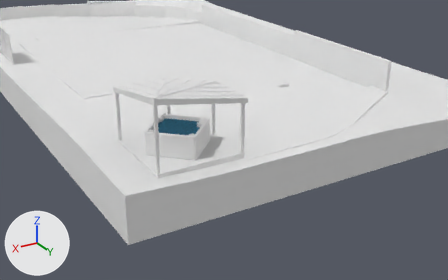
A saved change to the glTF model na-project-portal/26-Projects/SK02__AscottGardens/30__TrueVision__AppContent/DesignPhase01__ConceptDesign__Scheme-01/SK02__TrueVision__MainBuildingModel__Proposed__MeshModel__.glb.
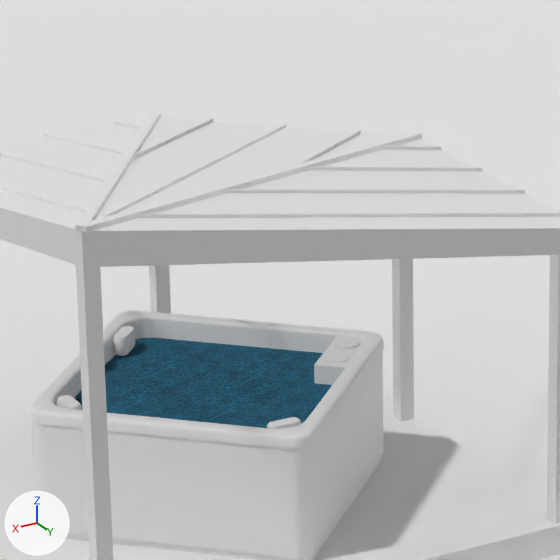
Each version appears first from a 50 mm camera at (30.86, 51.13, 10.29) aimed at (19.12, 31.55, 0.5), and next in a close-up on the part from 31% to 54% of the width and 20% to 57% of the height. Every picture has the same lights, and +X, +Y and +Z are marked at lower left. The older version's two pictures come first.

Before the edit, the objects in view are built like this:
```python
ob_28__proposedbuilding__furniture__mat150__water__cleardefault = bpy.data.objects.new('28__ProposedBuilding__Furniture::MAT150__Water__ClearDefault', me_mesh_2_28__proposedbuilding__furniture__mat150__water__cleardefault)
ob_28__proposedbuilding__furniture__mat150__water__cleardefault.location = (0.0, 0.0, 0.0)
ob_sk02__steppingslab__garden__905x354x50___id37531968 = bpy.data.objects.new('SK02__SteppingSlab__Garden__905x354x50___ID37531968', me_sharedmesh_sk02__steppingslab__garden__905x354x50)
ob_sk02__steppingslab__garden__905x354x50___id37531968.location = (17.61, 27.45, -0.15)
ob_sk02__steppingslab__garden__905x354x50___id37531968.rotation_euler = (0.0, 0.0, 2.356)  # degrees (0, 0, 135)
ob_sk02__steppingslab__garden__905x354x50___id37531969 = bpy.data.objects.new('SK02__SteppingSlab__Garden__905x354x50___ID37531969', me_sharedmesh_sk02__steppingslab__garden__905x354x50)
ob_sk02__steppingslab__garden__905x354x50___id37531969.location = (17.15, 26.99, -0.15)
ob_sk02__steppingslab__garden__905x354x50___id37531969.rotation_euler = (0.0, 0.0, 2.356)  # degrees (0, 0, 135)
# also in view: 'SK02__StandingSeamRib__Veranda__Pitch10__L3421___ID37017431' at (20.14, 31.92, 2.65); '20__ProposedBuilding::Default' at (13.0, 14.5, 0.53); '28__ProposedBuilding__Furniture::Default' at (20.6, 30.44, 0.59); 'SK02__StandingSeamRib__Veranda__Pitch10__L2454___ID37017433' at (19.66, 31.32, 2.57)
```
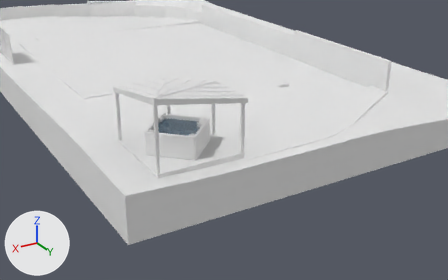
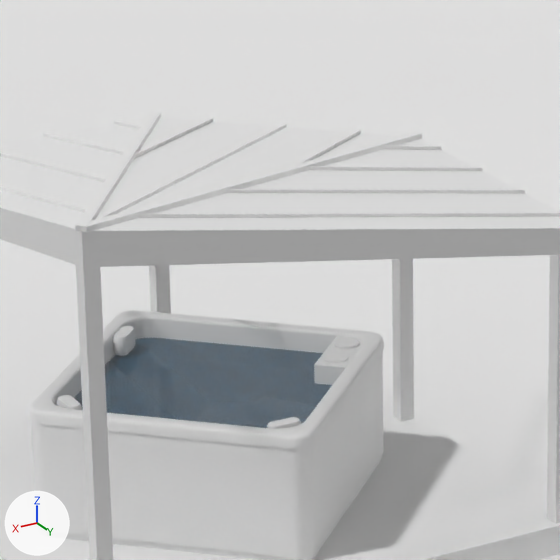
Pixel boxes (x1, y1, x2, y2) of what changed, in the close-ups (560 x 560 px):
'28__ProposedBuilding__Furniture::MAT150__Water__ClearDefault', surface changed (lighter)
    both: (74, 338, 332, 428)

The change, as a diff of the scene's bpy script:
```diff
--- a/na-project-portal/26-Projects/SK02__AscottGardens/30__TrueVision__AppContent/DesignPhase01__ConceptDesign__Scheme-01/SK02__TrueVision__MainBuildingModel__Proposed__MeshModel__.glb.py
+++ b/na-project-portal/26-Projects/SK02__AscottGardens/30__TrueVision__AppContent/DesignPhase01__ConceptDesign__Scheme-01/SK02__TrueVision__MainBuildingModel__Proposed__MeshModel__.glb.py
@@ mat_mat150__water__cleardefault @@
 n0 = _N.new('ShaderNodeBsdfPrincipled'); n0.name = 'Principled BSDF'
-n0.inputs[2].default_value = 1.0  # 'Roughness'
+n0.inputs[2].default_value = 0.05  # 'Roughness'
 n1 = _N.new('ShaderNodeOutputMaterial'); n1.name = 'Material Output'
@@ mat_mat150__water__cleardefault @@
 n2 = _N.new('ShaderNodeMix'); n2.name = 'Mix'
 n2.inputs[0].default_value = 1.0  # 'Factor'
-n2.inputs[7].default_value = (0.416, 0.659, 0.729, 1.0)  # 'B', cyan #add4de
+n2.inputs[7].default_value = (0.157, 0.431, 0.529, 1.0)  # 'B', cyan #6eafc0
+n4 = _N.new('ShaderNodeMath'); n4.name = 'Math'
+n4.operation = 'MULTIPLY'
+n4.inputs[1].default_value = 0.65  # 'Value'
 n3 = _N.new('ShaderNodeTexImage'); n3.name = 'Image Texture'
@@ mat_mat150__water__cleardefault @@
 _L.new(n3.outputs[0], n2.inputs[6])  # 'Color' to 'A'
+_L.new(n4.outputs[0], n0.inputs[4])  # 'Value' to 'Alpha'
+_L.new(n3.outputs[1], n4.inputs[0])  # 'Alpha' to 'Value'
```
